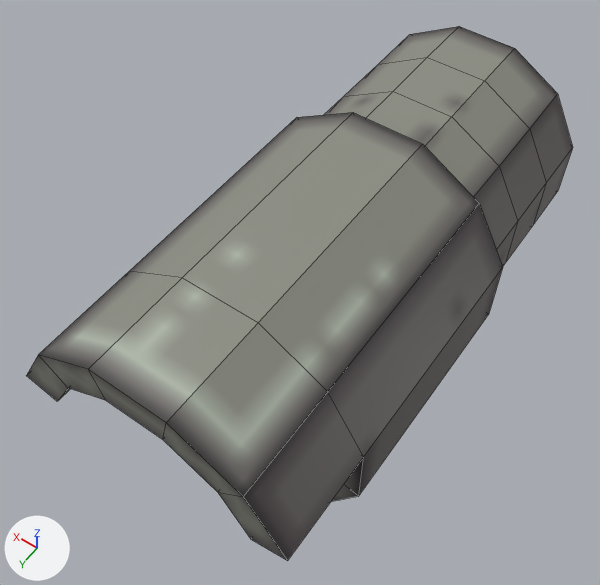
One commit to the FBX model Assets/Meshes/Objects/cameraHook.fbx: the scene before it, then after it.
The view is the same before and after, from a camera (50 mm lens) standing at (-0.497, 1.193, 1.209) and looking at (0.06, 0.413, -0.017). Arrows for +X, +Y and +Z are at lower left; the lights stay in place. Mesh edges are drawn as thin lines. Where no turn or scale is listed for an object, it has been applied to the vertices.

The first picture shows 'cameraHook'.
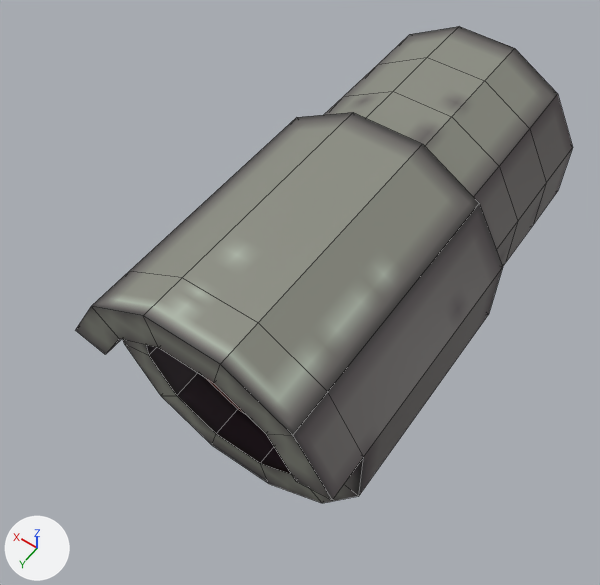
Patch to the scene script:
```diff
--- a/Assets/Meshes/Objects/cameraHook.fbx.py
+++ b/Assets/Meshes/Objects/cameraHook.fbx.py
@@ me_mesh @@
 me_mesh.from_pydata(...)  # 138 vertices, 148 faces; spans x -0.25..0.25, y -0.141..0.875, z -0.328..0.297
 # used by ob_camerahook; location = (0.0, 0.0, 0.0)
+# me_mesh part 1: all 12 vertices in x -0.25..0.25, y 0.875, z 0.097..0.297 are moved by (0.0, -0.106, 0.0)
 me_mesh.materials.append(mat_camera1_m_d3541c84_ece6_64eb_38a0_922938737184)
```

Changed parts and their boxes [x1, y1, x2, y2] in the pictures (600 x 585 px; the box of a moved part takes in the faces that stretch with it):
'cameraHook', reshaped (9% narrower, 11% shorter): before [26, 26, 573, 561]; after [76, 26, 573, 503]
part 1 of me_mesh, moved or reshaped: before [26, 271, 364, 561]; after [76, 271, 364, 500]
